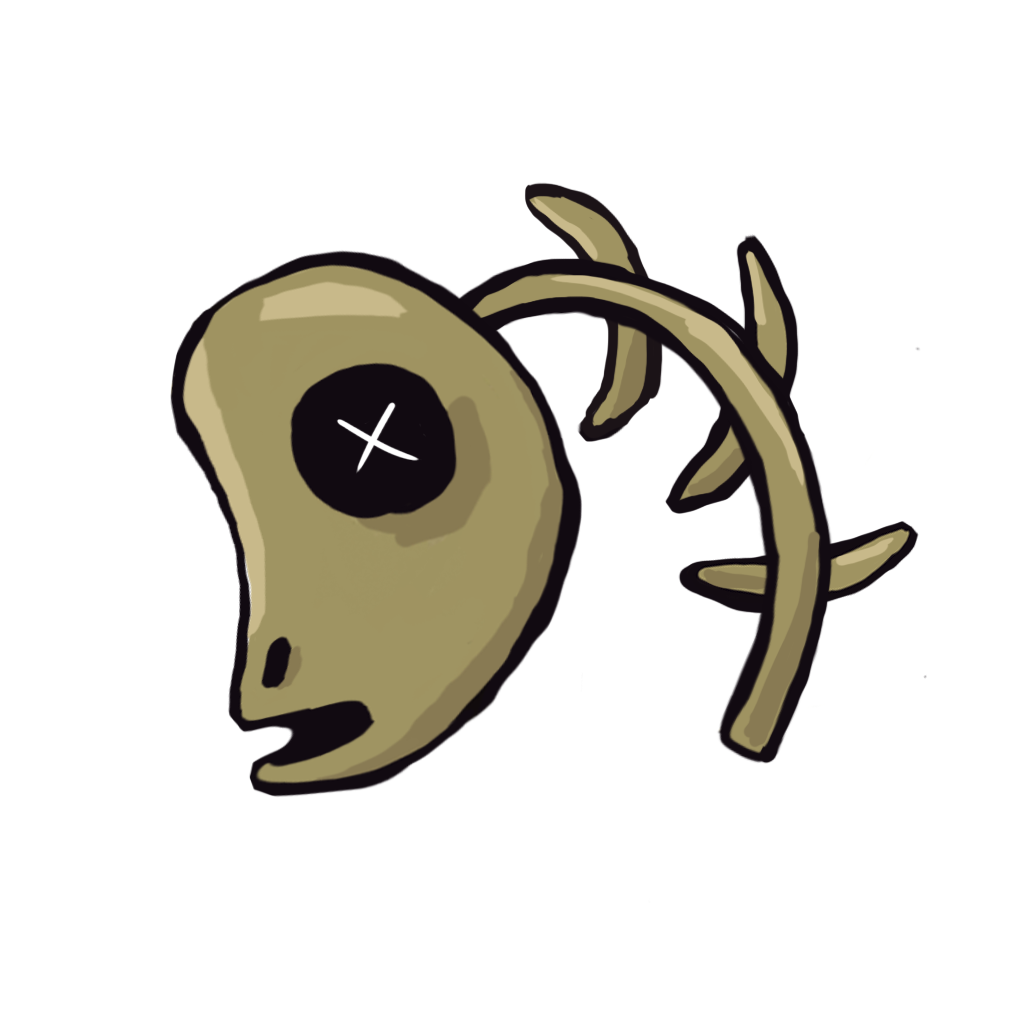
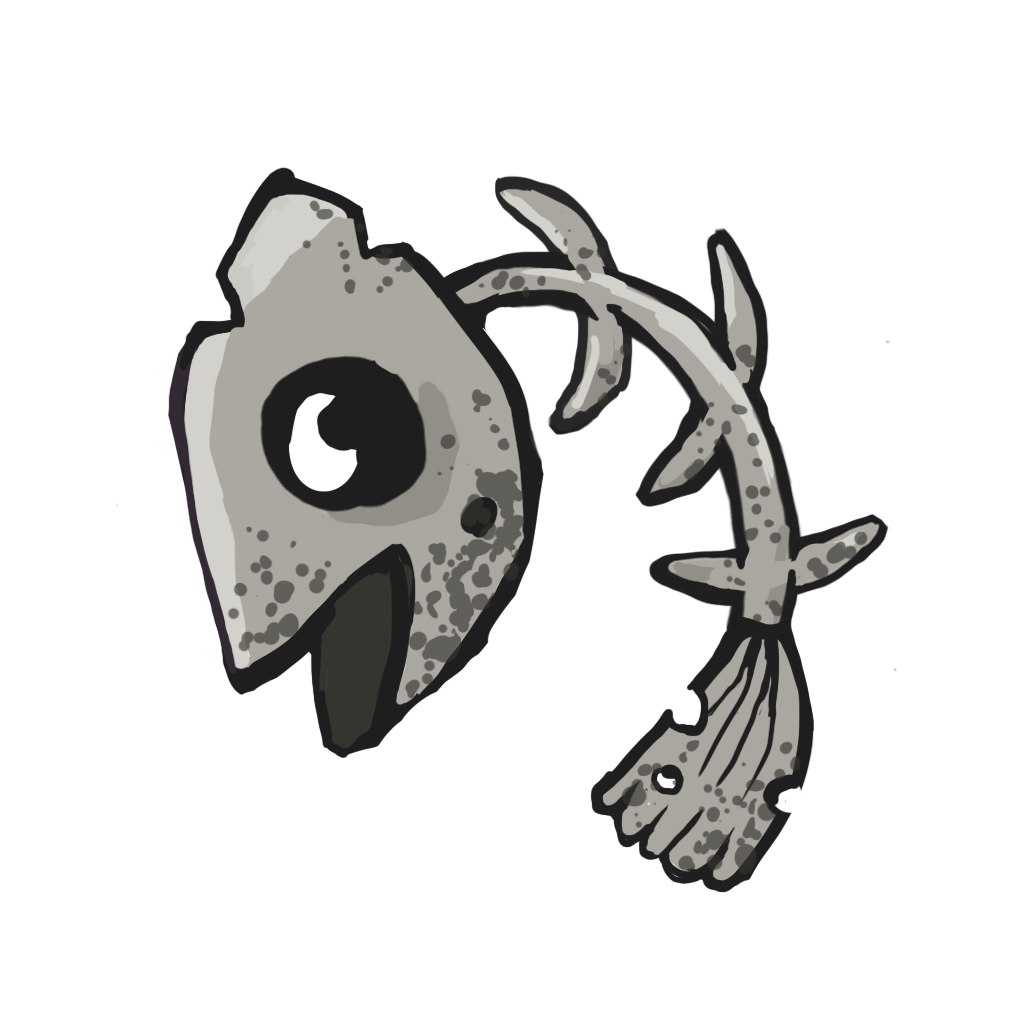
Layered file, before and after one edit (1024x1024). Changes by layer:
removed layer "Camada 7" over [548,274,822,748]
removed layer "Camada 3" over [170,249,583,798]
removed layer "Camada 2" over [389,258,834,903]
removed layer "Camada 6 copiar 2" over [519,182,927,709]
added layer "Layer 3" above "Layer 2" over [277,341,408,500]
added layer "Layer 2" (63%) above "Layer 1 copy" over [227,200,869,875]
added layer "Layer 1" above "Camada 1" over [115,167,897,893]
